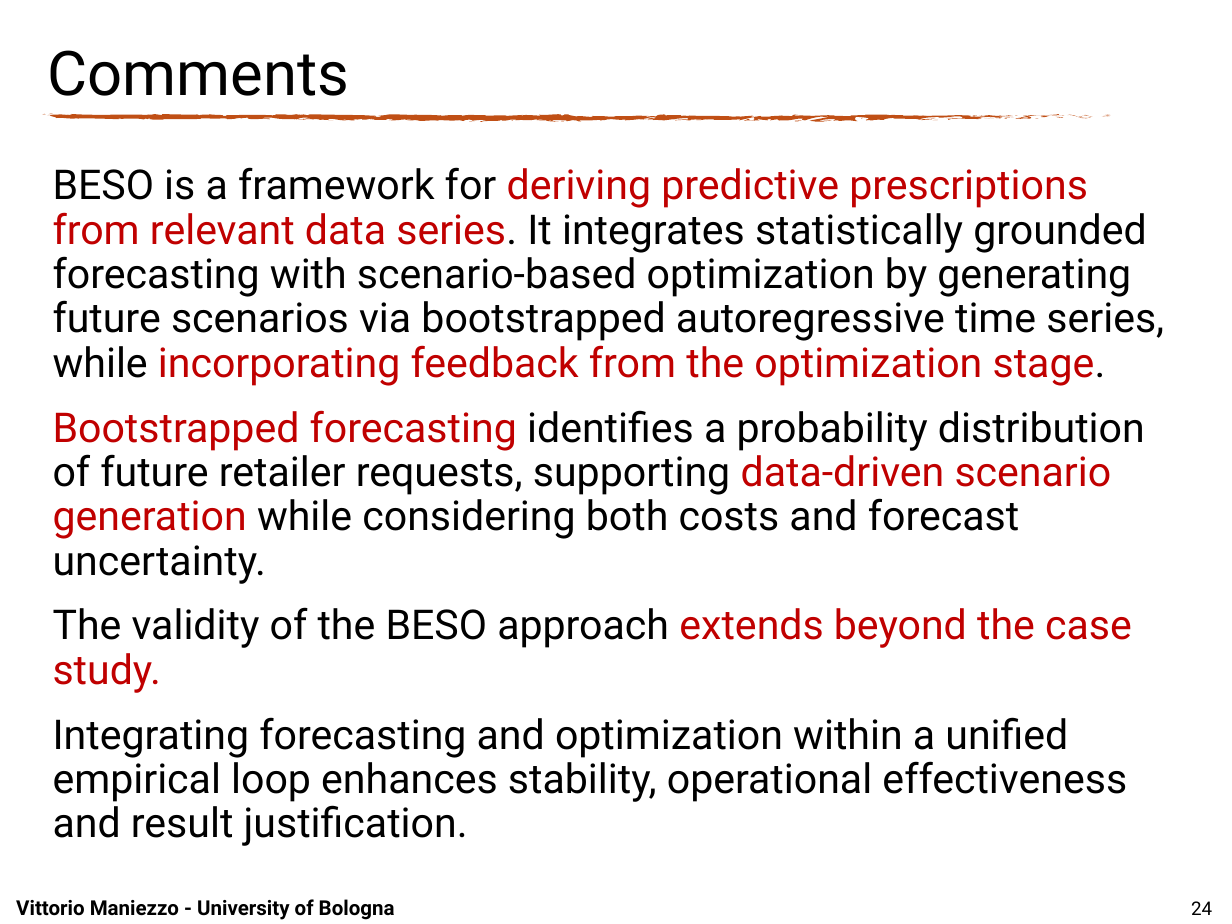
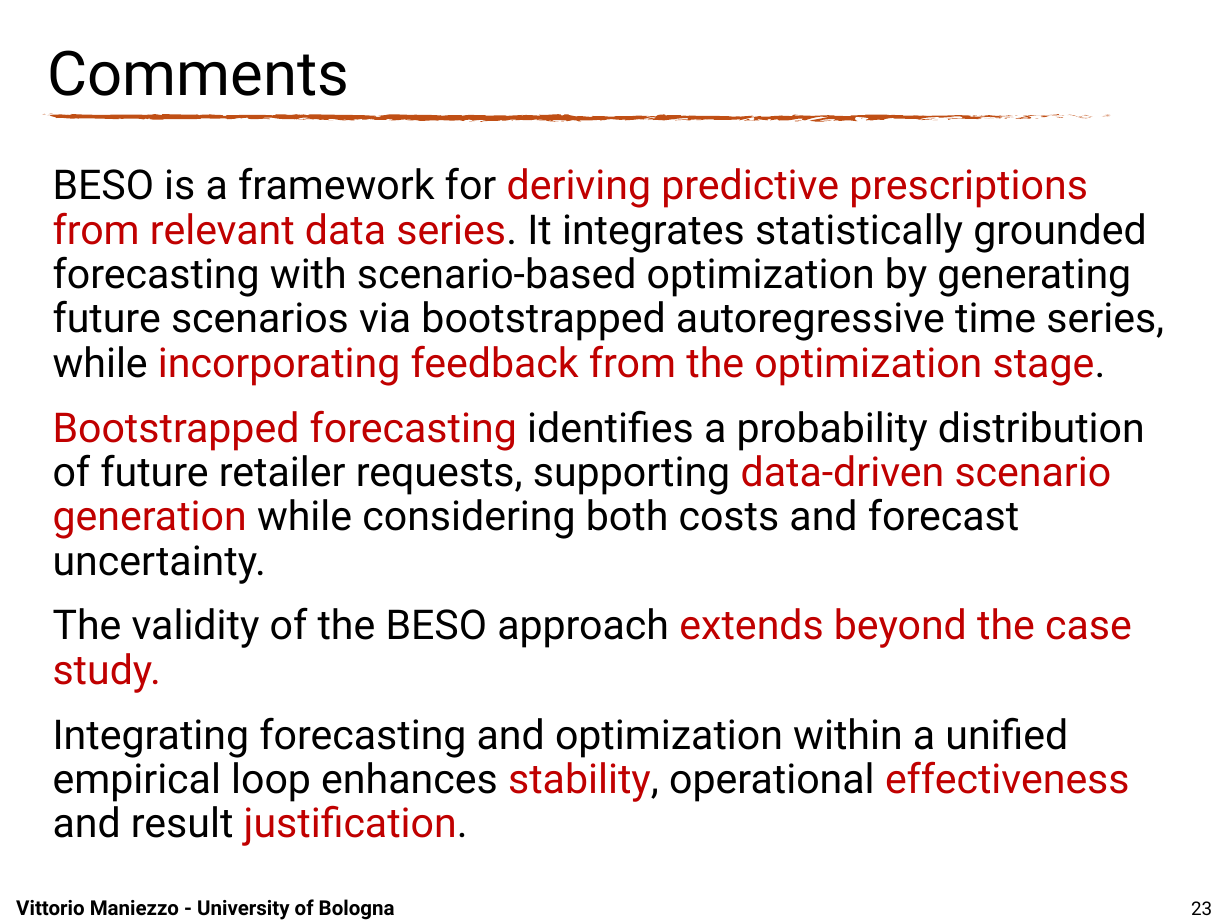
Before and after one commit to maniezzo/GDOforecast, a slide deck: slide 23 of doc/IFORS2026/Ifors_PPT_BESO.pptx (slide 24 before the commit). Drawn at 1232x924 pixels with LibreOffice and Linux fonts; fonts in the diff are those of the drawing; background and template pictures are left out. Boxes give left, top, right and bottom in pixels: in the first picture for what was removed or moved away, otherwise in the second. Text is boxed around its words. In the diff, an @@ line names an element or a change of style, - is before the commit and + after.

```diff
--- a/doc/IFORS2026/Ifors_PPT_BESO.pptx
+++ b/doc/IFORS2026/Ifors_PPT_BESO.pptx
@@ text at (53, 717, 1130, 846): text colour #000000 to #C00000 in "stability, effectiveness justification." @@
@@ page number at (1191, 901, 1212, 915): text changed @@
-24
+23
```
Also in this commit, not shown: 6 other slides changed, 1 slide removed, 3 other files.
